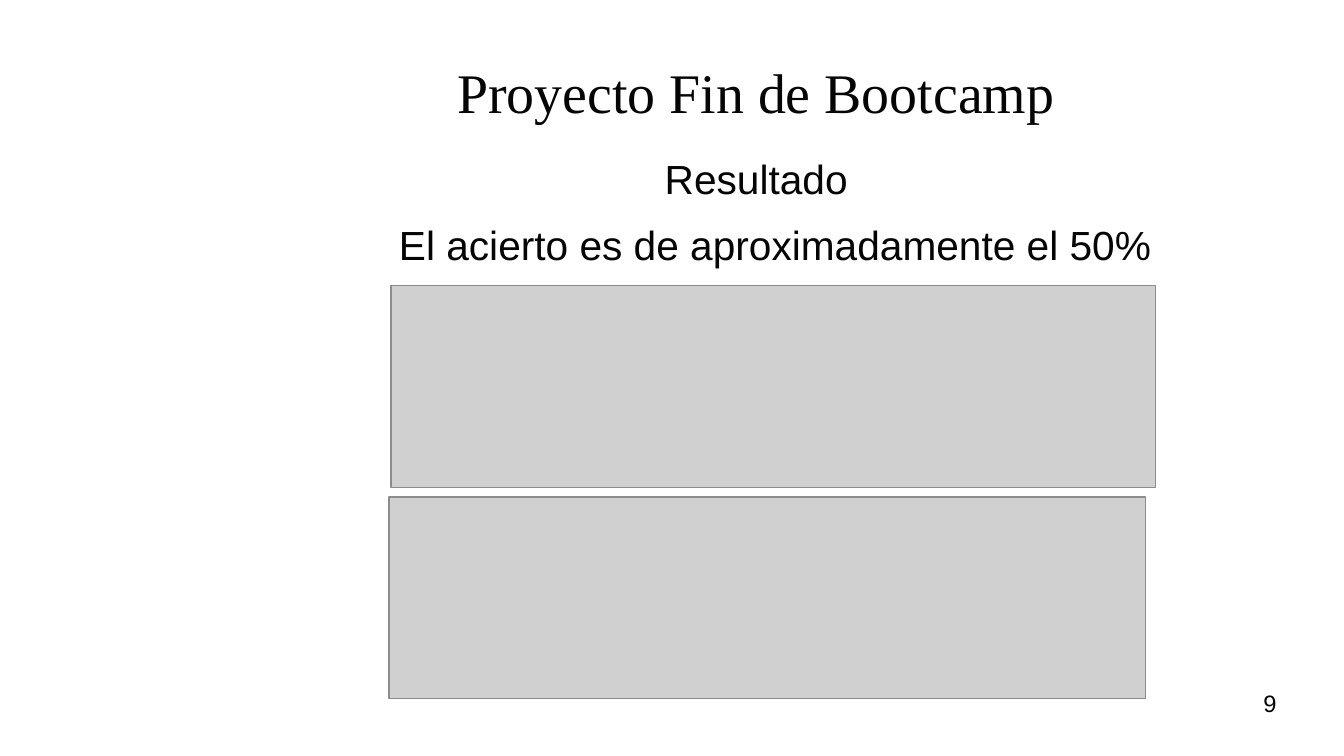
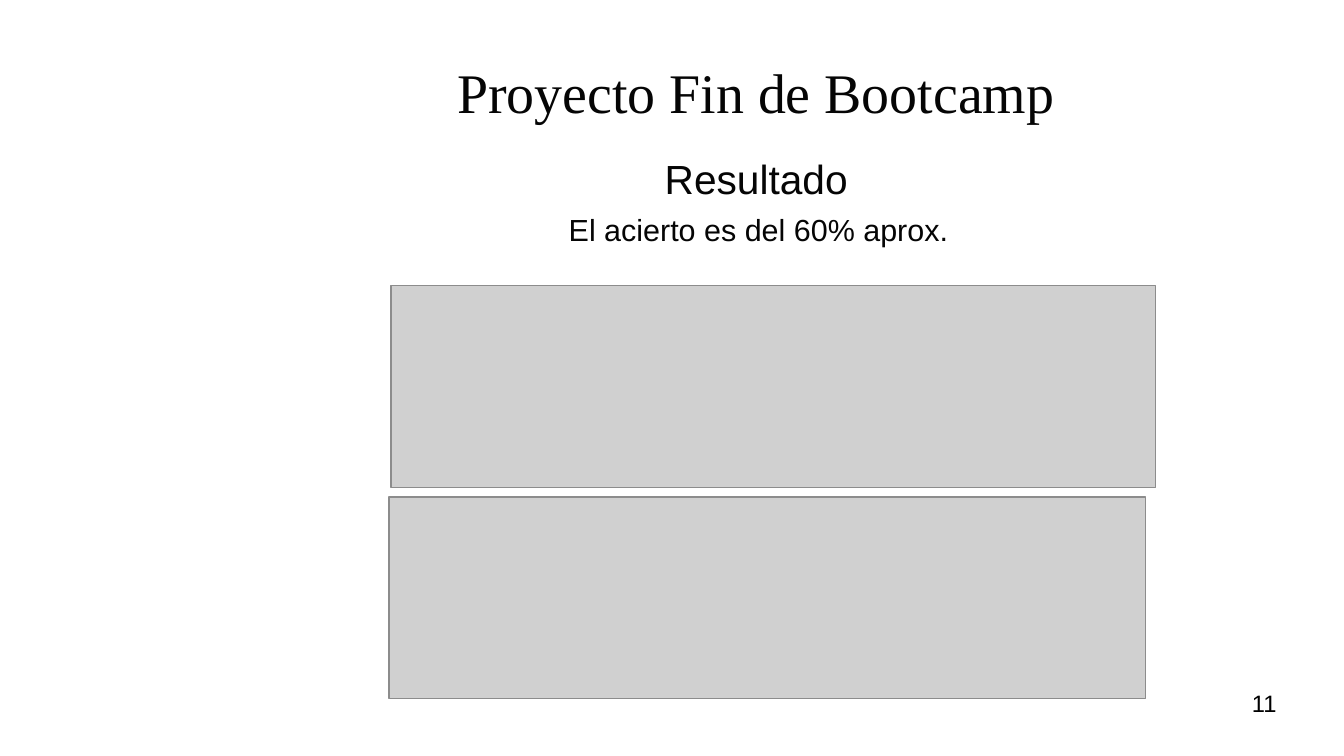
Before and after one commit to rfminguez/w8-proyecto_final-rompe_captcha, a slide deck: slide 11 of Presentacion/presentacion.odp (slide 9 before the commit). Drawn at 1344x756 pixels with LibreOffice and Linux fonts; fonts in the diff are those of the drawing; grey boxes stand for pictures; background and template pictures are left out. Boxes give left, top, right and bottom in pixels: in the first picture for what was removed or moved away, otherwise in the second. Text is boxed around its words. In the diff, an @@ line names an element or a change of style, - is before the commit and + after.

```diff
--- a/Presentacion/presentacion.odp
+++ b/Presentacion/presentacion.odp
@@ text at [569, 219, 948, 246]: text changed; size 24 to 18 pt @@
-El acierto es de aproximadamente el 50%
+El acierto es del 60% aprox.
@@ page number at [1252, 695, 1277, 712]: text changed @@
-9
+11
```
Also in this commit, not shown: 6 other slides changed, 2 slides added.
